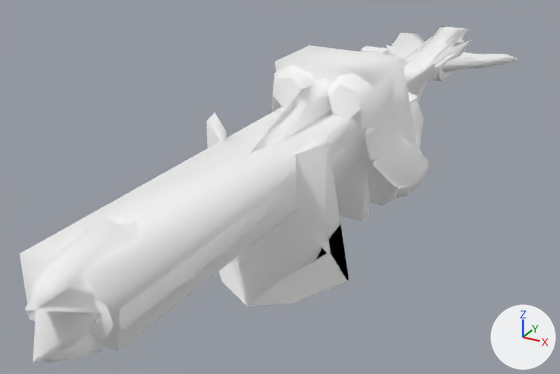
Two versions of the glTF model docs/models/weapons/w04/023.glb, one commit apart.
Both versions are drawn from a 50 mm lens placed at (0.93, -2.27, 0.62), pointed at (-0.11, -0.37, -0.33). The lights are fixed; the arrows at lower right show +X, +Y and +Z. The first picture is the older version. Vertices at exactly the same position are counted once.

Objects in the first picture: 'Group[0]', 'Group[100]', 'Group[1]', 'Group[2]'.
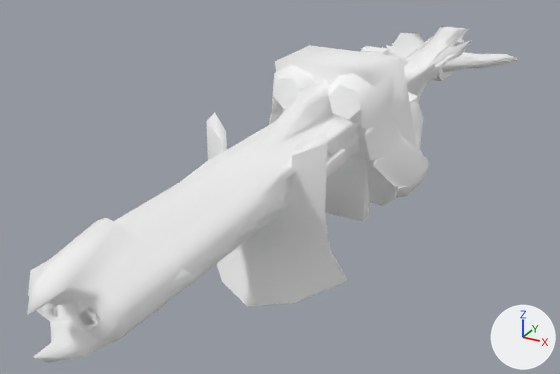
What changed in the scene script:
```text
Change me_group_1:
    used by ob_group_1; location = (0.0, 0.0, 0.0)
    verts and faces of me_group_1; kept vertices keep their numbers, new ones are numbered from 139
    before: 84 (0.0, -0.726, -0.081) at pixel (249, 153), 120 (0.0, -0.456, 0.008) at pixel (300, 91), 122 (0.0, -0.239, -0.081), 123 (0.0, -0.239, 0.008)
    remove me_group_1.from_pydata(...)  # 139 vertices, 216 faces; spans x -0.141..0.141, y -1.482..-0.236, z -0.305..0.008
    add me_group_1.from_pydata(...)  # 122 vertices, 192 faces; spans x -0.141..0.141, y -1.478..-0.236, z -0.302..0.008
    me_group_1 part 1: the loose piece of 8 vertices spanning x -0.11..0.11, y -1.379..-0.239, z -0.225..-0.08 is deleted
    me_group_1 part 2: the loose piece of 7 vertices spanning x -0.081..0.081, y -1.482..-0.986, z -0.305..-0.037 is deleted
    me_group_1 part 3
    add delete_vertices([122, 123])  # with the faces that use them
Change me_group_2:
    used by ob_group_2; location = (0.0, 0.0, 0.0)
    verts and faces of me_group_2; kept vertices keep their numbers, new ones are numbered from 74
    before: 17 (0.0, -0.752, -0.511) at pixel (247, 306), 43 (-0.22, -0.588, -0.451), 44 (-0.176, -0.645, -0.047) at pixel (208, 119), 45 (0.0, -0.696, -0.168), 46 (0.22, -0.588, -0.451) at pixel (348, 279)
    before: 47 (0.176, -0.645, -0.047) at pixel (328, 142)
    remove me_group_2.from_pydata(...)  # 74 vertices, 117 faces; spans x -0.22..0.22, y -0.752..-0.379, z -0.511..-0.027
    add me_group_2.from_pydata(...)  # 66 vertices, 108 faces; spans x -0.22..0.22, y -0.752..-0.435, z -0.511..-0.027
    me_group_2 part 4
    add delete_vertices([*range(43, 48)])  # with the faces that use them
    other edits to the shape of me_group_2 do not show in these pictures
```

Changed parts and their boxes [x1, y1, x2, y2] in the pictures (560 x 374 px):
'Group[1]', reshaped
    before: [20, 78, 365, 363]
    after: [27, 78, 361, 363]
'Group[2]', reshaped
    before: [207, 113, 349, 306]
    after: [207, 113, 347, 306]
part 1 of me_group_1, deleted
    before: [20, 107, 365, 352]
part 2 of me_group_1, deleted
    before: [24, 228, 103, 362]
part 3 of me_group_1, deleted
    before: [250, 92, 300, 153]
part 4 of me_group_2, deleted
    before: [231, 142, 349, 306]
